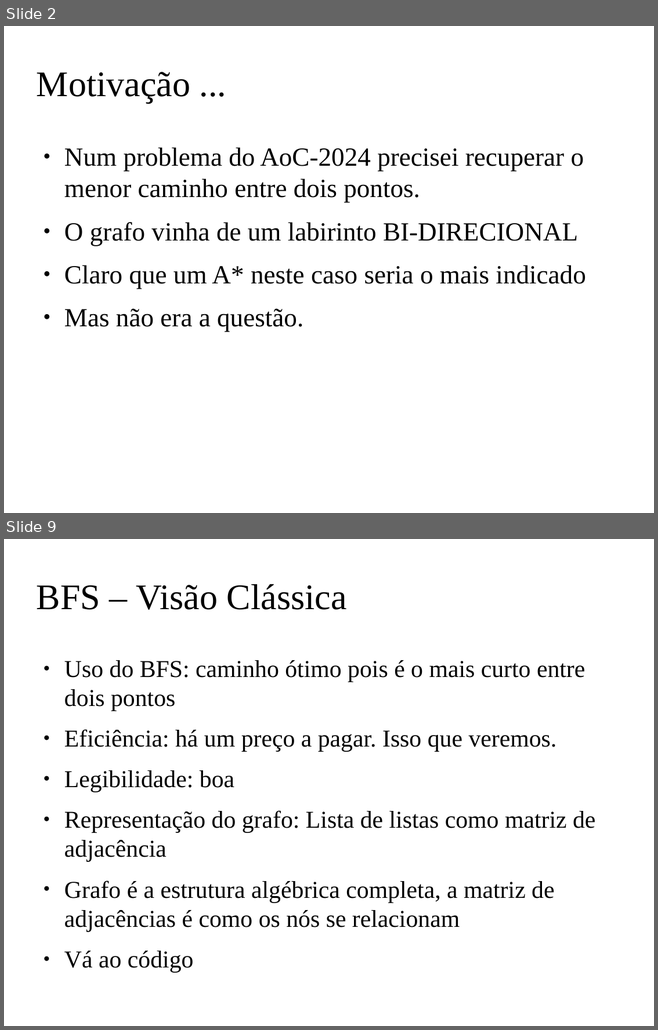
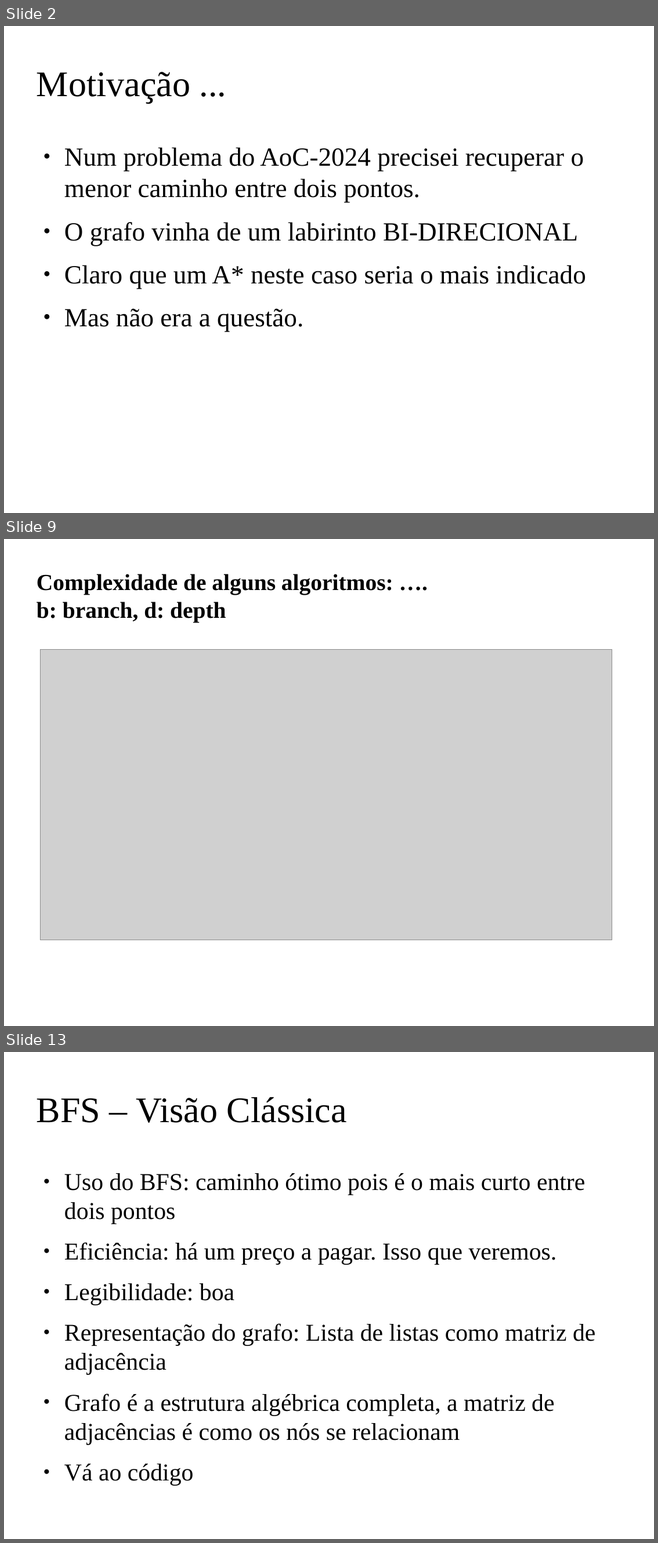
Before and after one commit to claudiosa/CCS, a slide deck: picat/YOUTUBE_BFS_PICAT/slides_bfs.odp. Shown one above the other, each under a label of ours: slides 2 and 9 before the commit, slides 2, 9 and 13 after it; the slides between them are not shown. The pictures are 658x1030 and 658x1543 pixels, drawn with LibreOffice and Linux fonts; fonts in the diff are those of the drawing; grey boxes stand for pictures; background and template pictures are left out. Boxes give left, top, right and bottom in pixels: in the first picture for what was removed or moved away, otherwise in the second. Text is boxed around its words. In the diff, an @@ line names an element or a change of style, - is before the commit and + after.

```diff
--- a/picat/YOUTUBE_BFS_PICAT/slides_bfs.odp
+++ b/picat/YOUTUBE_BFS_PICAT/slides_bfs.odp
@@ slide 9 added at <box>4,539,654,1026</box>, background picture (left out) @@
@@ title added at <box>36,574,393,623</box>, 28 pt, text #000000, bold @@
+Complexidade de alguns algoritmos: ….
+b: branch, d: depth
@@ picture added at <box>41,650,612,940</box> @@
@@ what was slide 9 is now slide 13 @@
```
Also in this commit, not shown: 9 slides changed, 4 other slides added, 1 slide removed, 2 other files.
